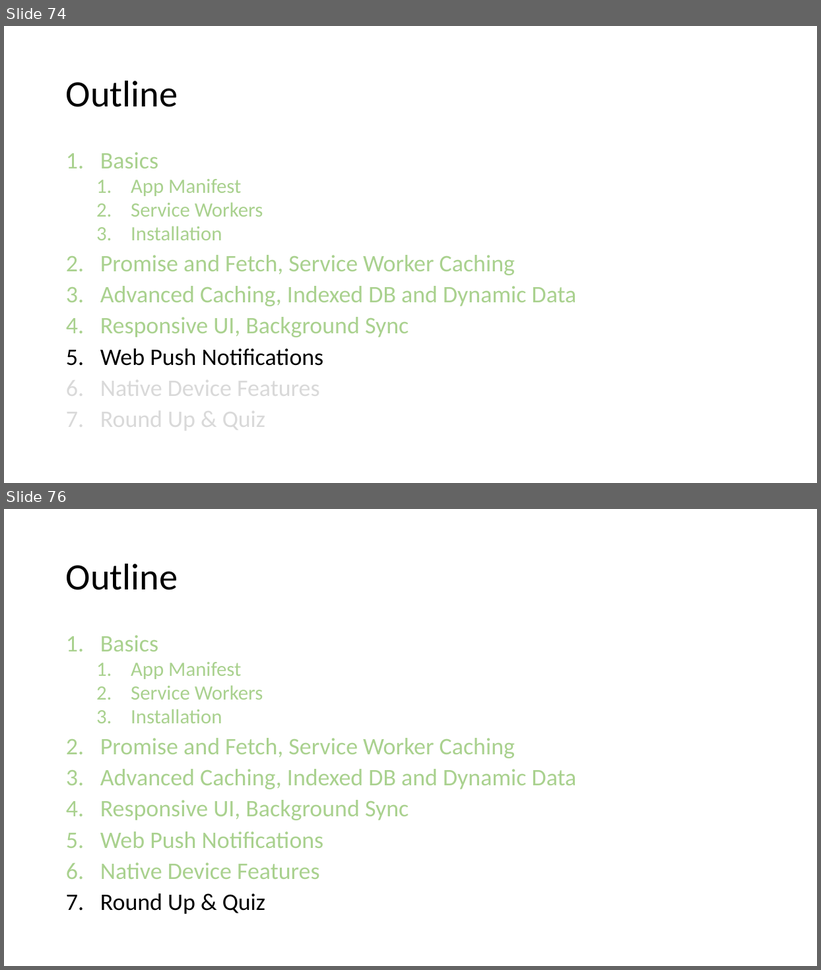
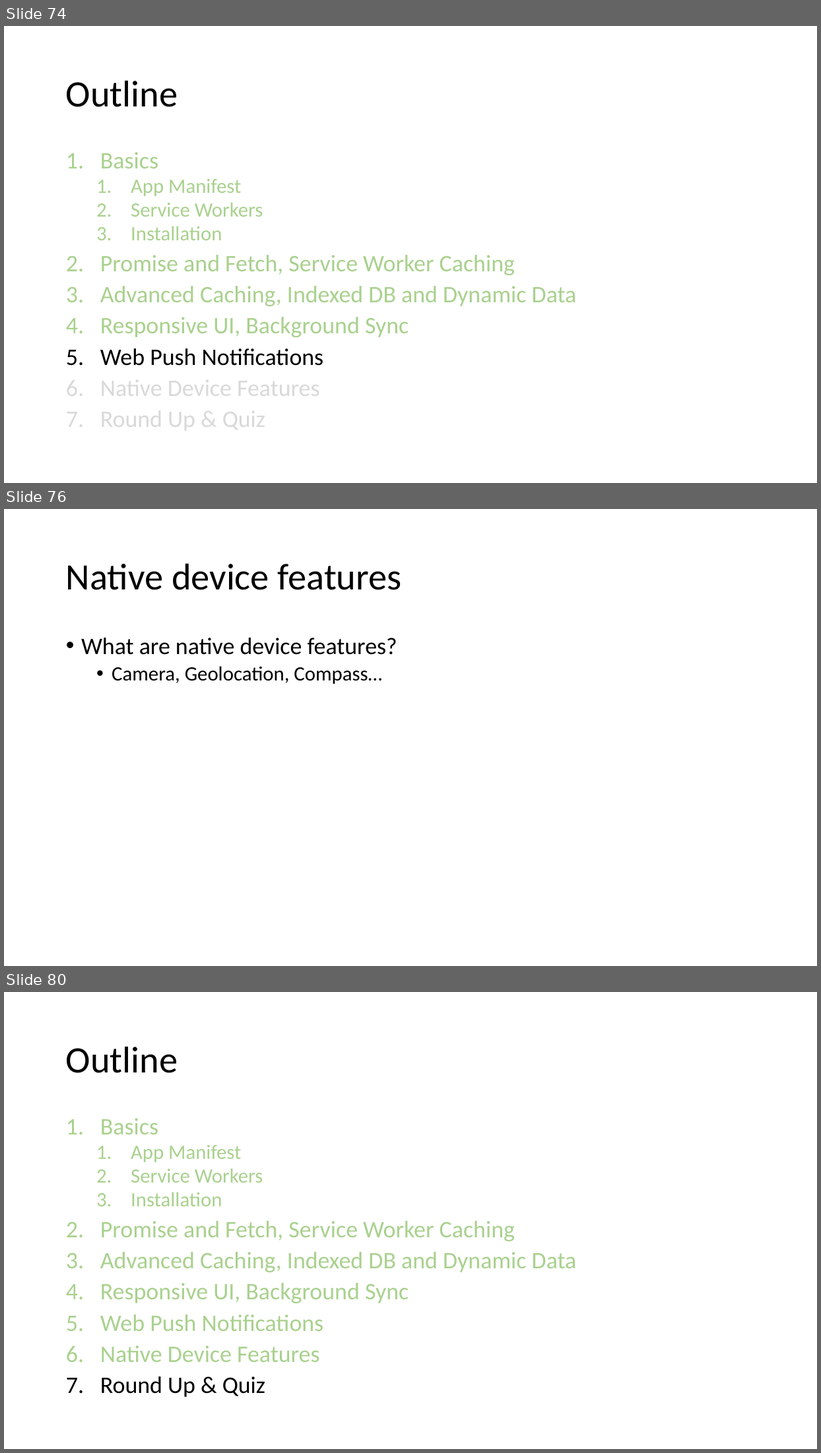
Before and after one commit to SteveNox/PWACourseProgress, a slide deck: course/Progressive Web Apps.pptx. Shown one above the other, each under a label of ours: slides 74 and 76 before the commit, slides 74, 76 and 80 after it; the slides between them are not shown. The pictures are 821x970 and 821x1453 pixels, drawn with LibreOffice and Linux fonts; fonts in the diff are those of the drawing. Boxes give left, top, right and bottom in pixels: in the first picture for what was removed or moved away, otherwise in the second. Text is boxed around its words. In the diff, an @@ line names an element or a change of style, - is before the commit and + after.

Commit message:
add camera and position

```diff
--- a/course/Progressive Web Apps.pptx
+++ b/course/Progressive Web Apps.pptx
@@ slide 76 added at (4,509,817,966), background #FFFFFF @@
@@ title added at (66,563,402,590), 44 pt, text #000000 @@
+Native device features
@@ text added at (81,638,397,684), 28 pt, text #000000 @@
+• What are native device features?
+  • Camera, Geolocation, Compass…
@@ what was slide 76 is now slide 80 @@
```
Also in this commit, not shown: 1 slide changed, 3 other slides added, 4 other files.
